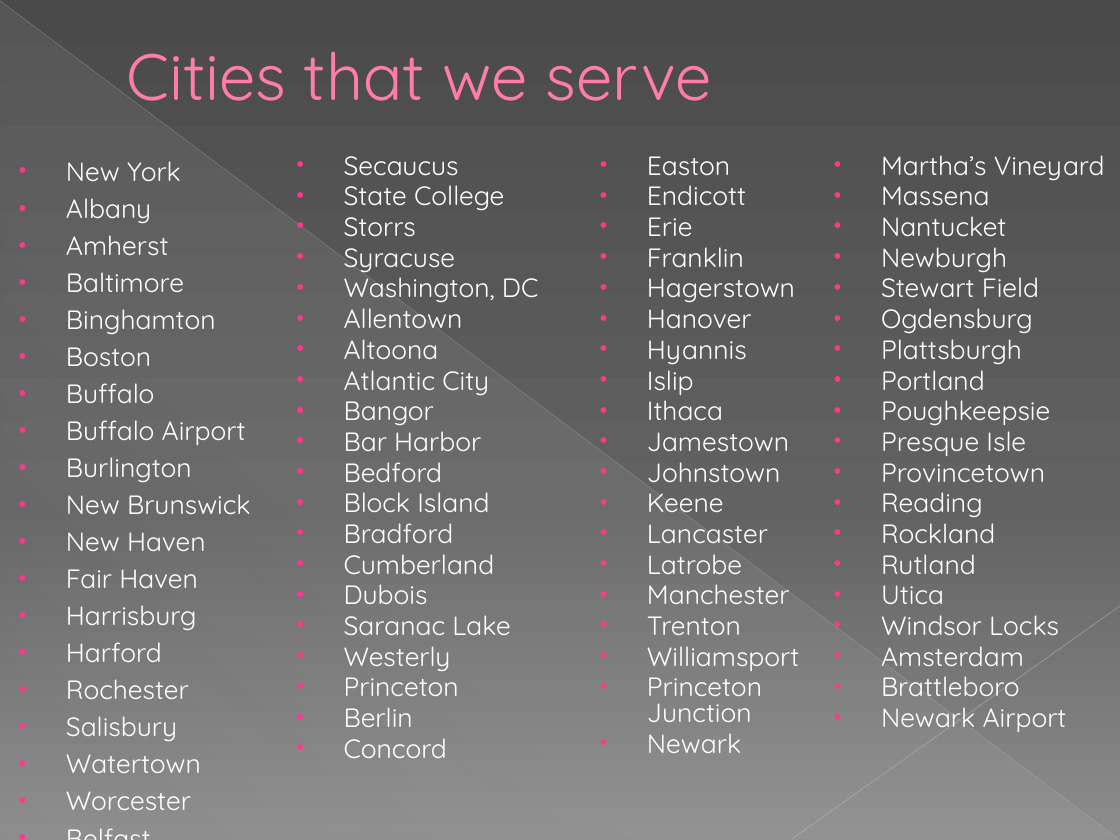
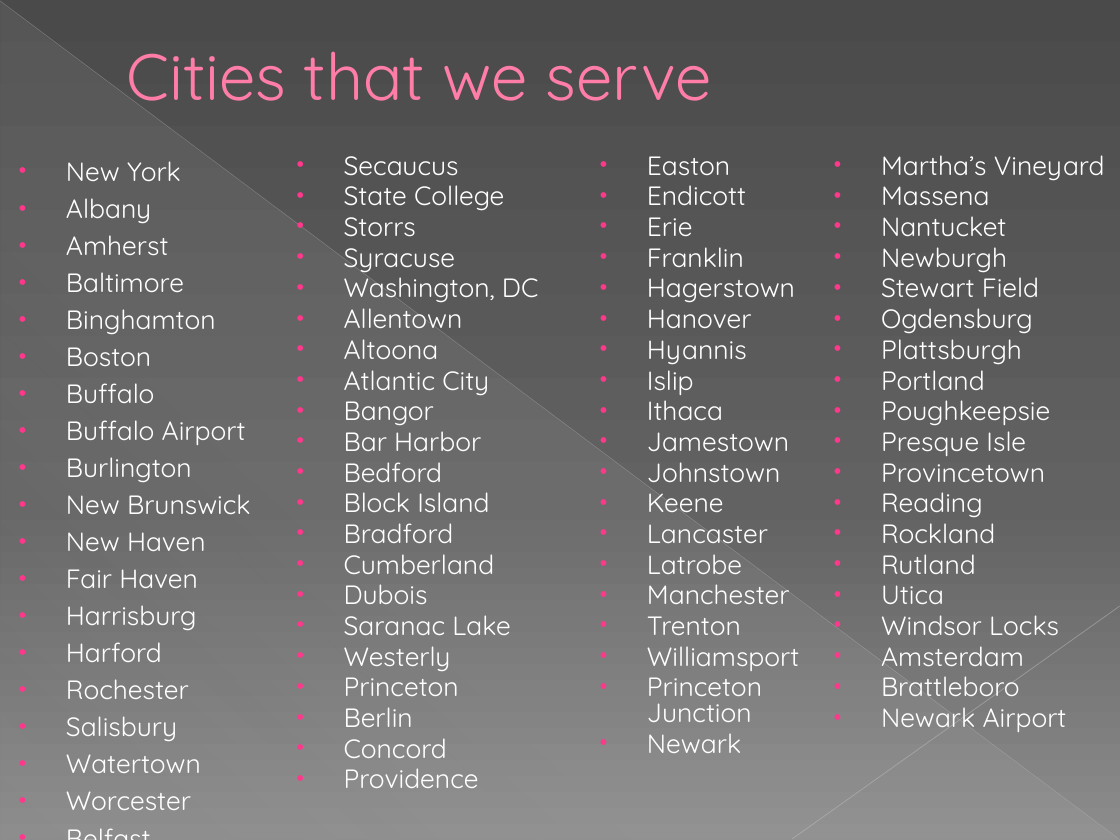
Before and after one commit to bitnovus/nightcrawler, a slide deck: slide 6 of nightcrawlerDemo.pptx (slide 4 before the commit). Drawn at 1120x840 pixels with LibreOffice and Linux fonts; fonts in the diff are those of the drawing. Boxes give left, top, right and bottom in pixels: in the first picture for what was removed or moved away, otherwise in the second. Text is boxed around its words. In the diff, an @@ line names an element or a change of style, - is before the commit and + after.

```diff
--- a/nightcrawlerDemo.pptx
+++ b/nightcrawlerDemo.pptx
@@ text at [344, 768, 479, 788]: paragraph added @@
+• Providence
```
Also in this commit, not shown: 4 other slides changed, 3 slides added, 1 other file.
